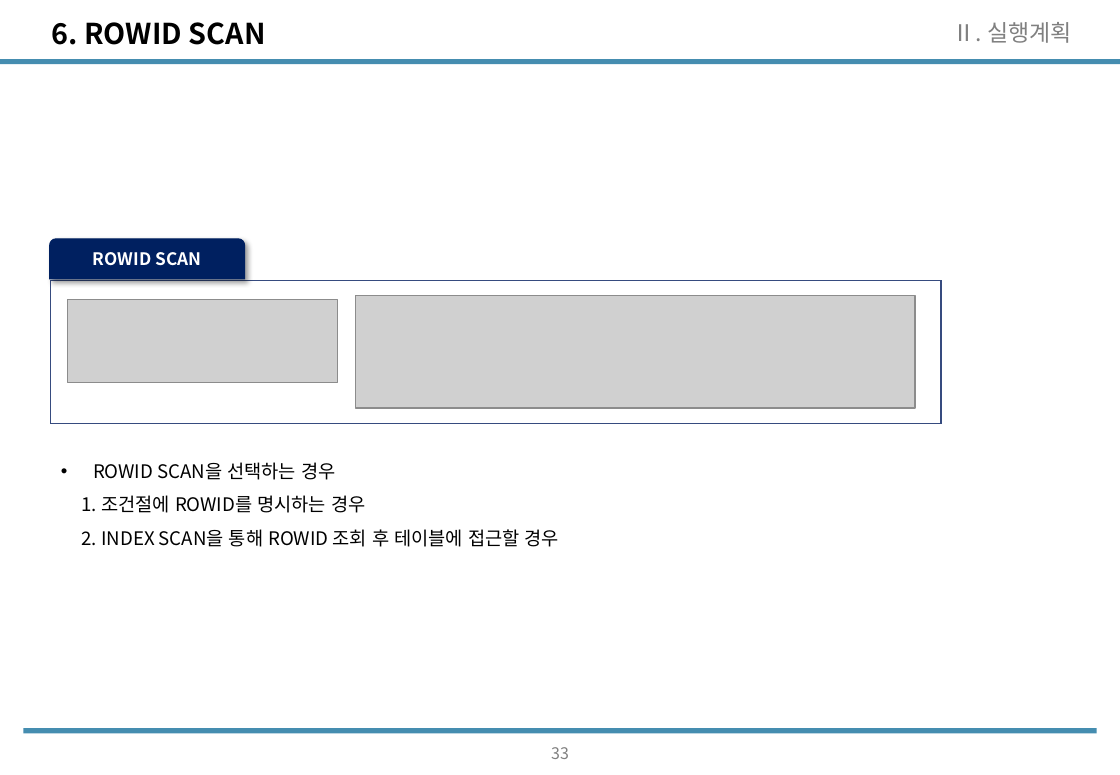
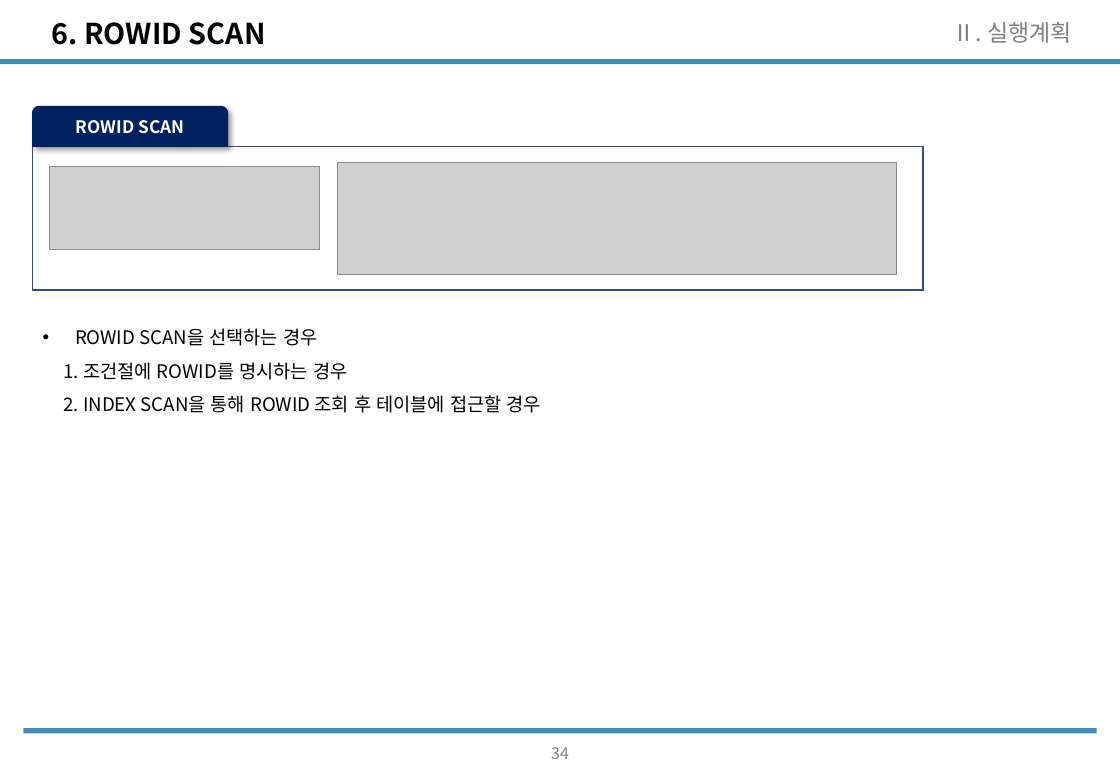
Before and after one commit to wooseok1152/SQL, a slide deck: slide 35 of SQL_seminar/SQL중상급활용_CH2.pptx (slide 34 before the commit). Drawn at 1120x775 pixels with LibreOffice and Linux fonts; fonts in the diff are those of the drawing; grey boxes stand for pictures. Boxes give left, top, right and bottom in pixels: in the first picture for what was removed or moved away, otherwise in the second. Text is boxed around its words. In the diff, an @@ line names an element or a change of style, - is before the commit and + after.

```diff
--- a/SQL_seminar/SQL중상급활용_CH2.pptx
+++ b/SQL_seminar/SQL중상급활용_CH2.pptx
@@ freeform shape "ROWID SCAN": place and size @@
-freeform shape "ROWID SCAN" at <box>50,239,245,279</box>
+freeform shape "ROWID SCAN" at <box>33,107,229,147</box>
@@ 2 pictures, 1 text, 1 rectangle: place and size @@
-2 pictures, 1 text, 1 rectangle at <box>51,280,941,547</box>
+2 pictures, 1 text, 1 rectangle at <box>33,147,924,413</box>
@@ page number at <box>551,747,569,759</box>: text changed @@
-33
+34
```
Also in this commit, not shown: 7 other slides changed, 1 slide added, 3 other files.
